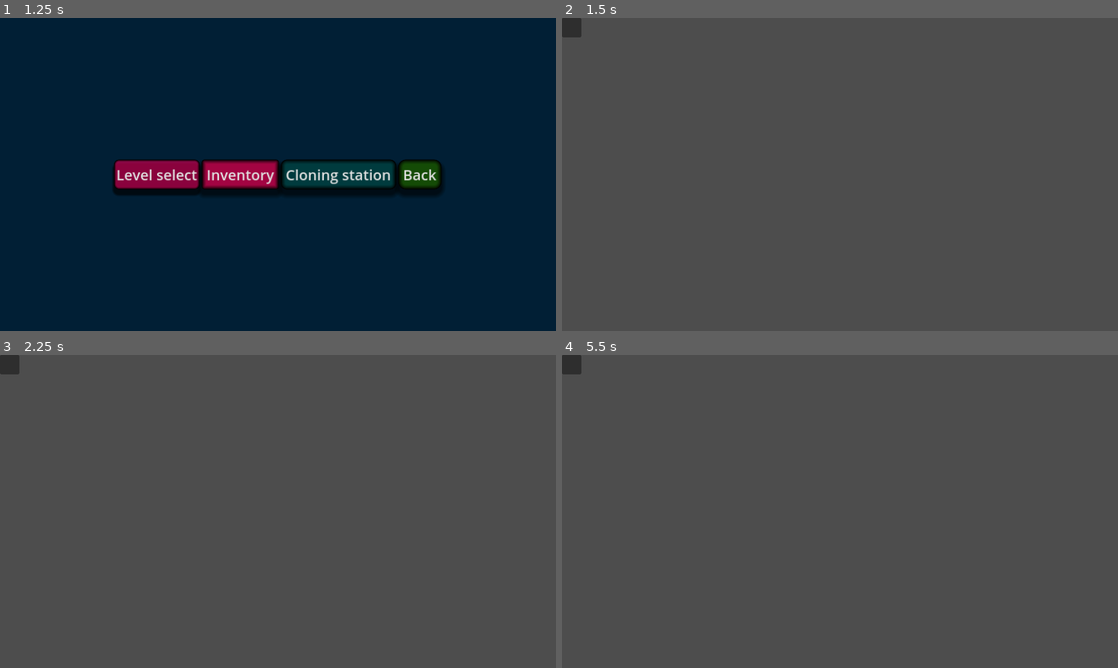
Above: before the commit, frames 1-4 (two rows, left to right).
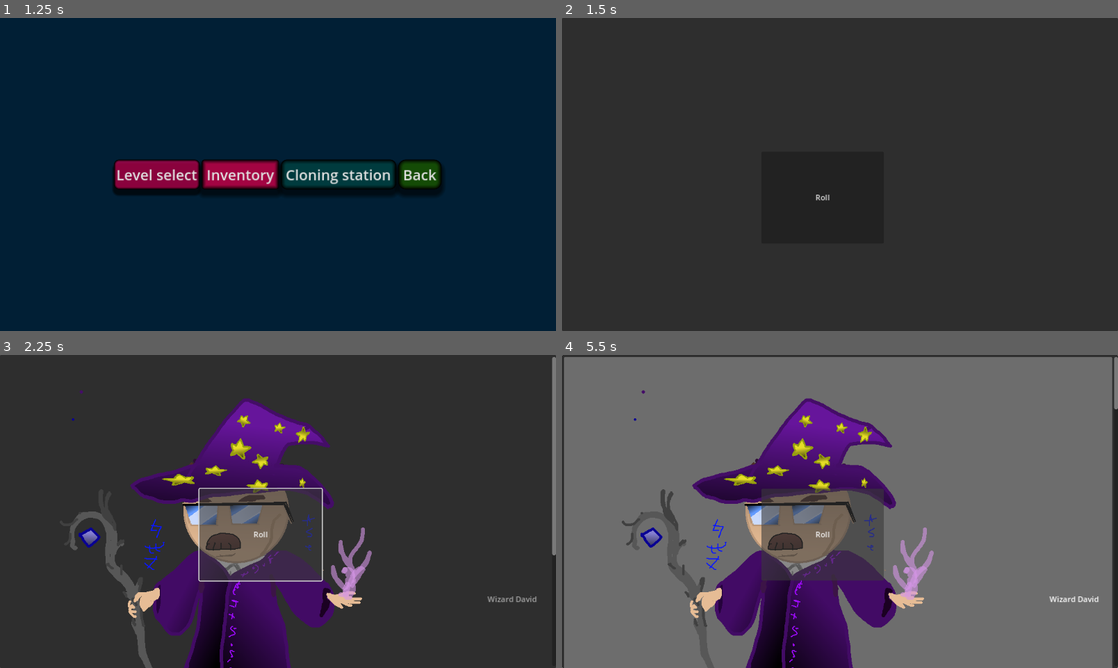
Above: after the commit, the same moments.

Repository: alexpallis/DDU-eksamensprojekt
Game: Godot game, scene res://Scenes/main_menu.tscn
Two runs of this game, one before a commit and one after it. Both use one fixed random seed, a clock stepped at 60 frames per second and the inputs below.
Inputs (mouse positions are in pixels of both pictures, inside the frame that each line leads up to):
- Up to frame 1 (1.25 s): click "Start game" at 0.5 s
- Up to frame 2 (1.5 s): click "Cloning station" at 1.25 s
- Up to frame 3 (2.25 s): click (261, 533) at 2 s, where only the run after the commit has a clickable "Roll"
- Up to frame 4 (5.5 s): click (823, 533) at 2.75 s, where only the run after the commit has a clickable "Roll"; click (823, 533) at 3.5 s, where only the run after the commit has a clickable "Roll"; tap Enter at 4.25 s; move the mouse to (962, 495) at 4.27 s; click (962, 495) at 4.42 s; tap Space at 5 s; drag from (728, 527) to (812, 574) at 5.02 s

Frame 1 is identical in both runs. In frame 2, 100% of the frame differs, in the area x 0-100%, y 0-100%; in frame 3, 97%; in frame 4, 97%.

Commit message:
why no work
gacha

Diff:
--- a/eksamensprojekt-ddu/Scenes/Gacha.tscn
+++ b/eksamensprojekt-ddu/Scenes/Gacha.tscn
@@ -1,10 +1,27 @@
-[gd_scene load_steps=2 format=3 uid="uid://0mnb1n3noh6a"]
+[gd_scene load_steps=3 format=3 uid="uid://0mnb1n3noh6a"]
 
 [ext_resource type="Script" path="res://Scripts/inventoria.gd" id="1_1t2tk"]
+[ext_resource type="Script" path="res://Scripts/additem.gd" id="2_y0w4j"]
 
 [node name="Node" type="Node"]
 
-[node name="ItemList" type="ItemList" parent="."]
-offset_right = 40.0
-offset_bottom = 40.0
+[node name="Inventoria" type="ItemList" parent="."]
+anchors_preset = 15
+anchor_right = 1.0
+anchor_bottom = 1.0
+grow_horizontal = 2
+grow_vertical = 2
 script = ExtResource("1_1t2tk")
+
+[node name="DevTool" type="CanvasLayer" parent="."]
+
+[node name="Additem" type="Button" parent="DevTool"]
+offset_left = 413.0
+offset_top = 277.0
+offset_right = 667.0
+offset_bottom = 467.0
+text = "Roll
+"
+script = ExtResource("2_y0w4j")
+
+[connection signal="pressed" from="DevTool/Additem" to="DevTool/Additem" method="_on_pressed"]
--- a/eksamensprojekt-ddu/Scenes/main.tscn
+++ b/eksamensprojekt-ddu/Scenes/main.tscn
@@ -1,5 +1,6 @@
-[gd_scene load_steps=11 format=3 uid="uid://dc4wl8t6em67j"]
+[gd_scene load_steps=13 format=3 uid="uid://dc4wl8t6em67j"]
 
+[ext_resource type="Texture2D" uid="uid://tbiuwvi6qw5s" path="res://hus3.png" id="1_4ycb1"]
 [ext_resource type="Script" path="res://Scripts/unit_container.gd" id="1_iuhs0"]
 [ext_resource type="PackedScene" uid="uid://ikx80jmdxv27" path="res://Scenes/house_david.tscn" id="1_t6xxw"]
 [ext_resource type="Script" path="res://Scripts/unit_layer_1.gd" id="2_3ivyf"]
@@ -11,7 +12,19 @@
 [ext_resource type="PackedScene" uid="uid://htefkhk0jtbt" path="res://Scenes/spawning.tscn" id="9_4upet"]
 [ext_resource type="PackedScene" uid="uid://bsieoyi3d0kwl" path="res://Scenes/house_dave.tscn" id="9_yi04b"]
 
+[sub_resource type="StyleBoxTexture" id="StyleBoxTexture_qex3i"]
+texture = ExtResource("1_4ycb1")
+
 [node name="Main" type="Node"]
+
+[node name="Panel" type="Panel" parent="."]
+anchors_preset = 15
+anchor_right = 1.0
+anchor_bottom = 1.0
+offset_right = 112.0
+grow_horizontal = 2
+grow_vertical = 2
+theme_override_styles/panel = SubResource("StyleBoxTexture_qex3i")
 
 [node name="CanvasLayer" type="CanvasLayer" parent="."]
 
--- a/eksamensprojekt-ddu/Scripts/additem.gd
+++ b/eksamensprojekt-ddu/Scripts/additem.gd
@@ -5,4 +5,4 @@
 
 
 func _on_pressed():
-	owner.find_child("Inventoria").add_slot(str(randi() % 3))
+	owner.find_child("Inventoria").add_slot(str(randi() % 11))
--- a/eksamensprojekt-ddu/Scripts/data.gd
+++ b/eksamensprojekt-ddu/Scripts/data.gd
@@ -9,7 +9,7 @@
 
 	file.close()
 
-func get_texture_name(ID = "o"):
+func get_texture_name(ID = "0"):
 	return content[ID]["Texture"]
 
 func get_item_name(ID = "0"):
--- a/eksamensprojekt-ddu/autoload/data.json
+++ b/eksamensprojekt-ddu/autoload/data.json
@@ -2,16 +2,56 @@
   "0": {
 	"Name": "David",
 	"Texture": "damin1-Sheet.png",
-	"Description": "does cleave damage"
+	"Description": "It's david"
   },
   "1": {
 	"Name": "david long legs",
 	"Texture": "Davidlonglegs-Sheet.png",
-	"Description": "does bludgeon damage"
+	"Description": "Didn't skip leg day"
   },
   "2": {
 	"Name": "Beefcake David",
 	"Texture": "davidbeefcake-Sheet.png",
-	"Description": "Lights"
-  }
+	"Description": "Skipped leg day"
+  },
+  "3": {
+	"Name": "Burgler David",
+	"Texture": "Burgledavid.png",
+	"Description": "What's mine is mine and what's yours is also mine"
+  },
+  "4": {
+	"Name": "Saiyan David",
+	"Texture": "SaiyanDavid.png",
+	"Description": "IT'S OVER 9000!"
+  },
+  "5": {
+	"Name": "David with a gun",
+	"Texture": "Gun_dave.png",
+	"Description": "he has a gun"
+  },
+  "6": {
+	"Name": "Wizard David",
+	"Texture": "Wizard_Dave.png",
+	"Description": "A david never arrives too early nor too late"
+  },
+  "7": {
+	"Name": "Pearl David",
+	"Texture": "Pearl_david.png",
+	"Description": "Fire Pearl Daitokuten"
+  },
+  "8": {
+	"Name": "Dynamite explosion murder David",
+	"Texture": "Bomb_dave.png",
+	"Description": "*tsssst"
+  },
+  "9": {
+	"Name": "Wizard David",
+	"Texture": "Wizard_Dave.png",
+	"Description": "A david never arrives too early nor too late"
+  },
+  "10": {
+	"Name": "Wizard David",
+	"Texture": "Wizard_Dave.png",
+	"Description": "A david never arrives too early nor too late"
+  },
 }
Binary file added: eksamensprojekt-ddu/assets/Bomb_dave.png
Not shown, added: eksamensprojekt-ddu/assets/Bomb_dave.png.import
Binary file added: eksamensprojekt-ddu/assets/Burgledavid.png
Not shown, added: eksamensprojekt-ddu/assets/Burgledavid.png.import
Binary file added: eksamensprojekt-ddu/assets/Gun_dave.png
Not shown, added: eksamensprojekt-ddu/assets/Gun_dave.png.import
Binary file added: eksamensprojekt-ddu/assets/Pearl_david.png
Not shown, added: eksamensprojekt-ddu/assets/Pearl_david.png.import
Binary file added: eksamensprojekt-ddu/assets/SaiyanDavid.png
Not shown, added: eksamensprojekt-ddu/assets/SaiyanDavid.png.import
Binary file added: eksamensprojekt-ddu/assets/Wizard_Dave.png
Not shown, added: eksamensprojekt-ddu/assets/Wizard_Dave.png.import
(and 3 more such lines)
